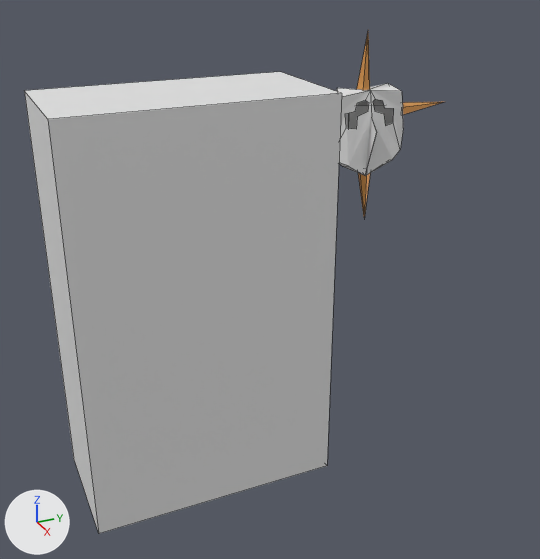
What one commit did to the Blender file WIP Blender/Blender Assets/Character/Witch_Hunter2.blend.
Camera for both pictures: a camera (50 mm lens) standing at (4.838, -4.564, 0.79) and looking at (3.879, -4.133, 0.311). The lights are fixed; the arrows at lower left show +X, +Y and +Z. The picture after the commit comes second. Mesh edges are drawn as thin lines.

Names of what the first picture shows: 'Character Reference', 'Mask'.
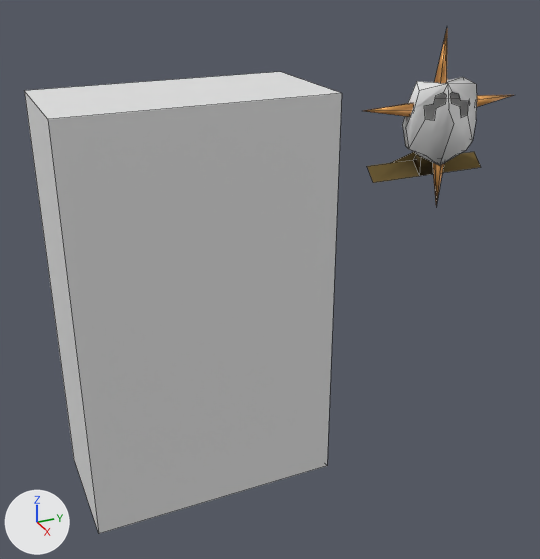
Location of each change, [x1, y1, x2, y2] in pixels of the pictures (540 x 559 px):
'Mask', reshaped, moved: before [336, 34, 442, 216]; after [365, 30, 512, 205]
part 1 of me_cone_003, built on: after [367, 152, 481, 183]
part 2 of me_cone_003, shading changed: before [336, 34, 442, 216]; after [365, 30, 512, 205]

The change, as a list of edits to the scene's bpy script:
```text
Add mat_skin:
    mat_skin = principled_material('Skin')
    mat_skin.base_color = (0.158, 0.106, 0.0282)  # brown #6f5c2f
    mat_skin.roughness = 1.0
Change me_cone_003:
    used by ob_mask; location = (3.825, -3.94, 0.417); rotation_euler = (3.179, -0.0728, 1.63), in degrees (182, -4.2, 93); scale = (0.0363, 0.0363, 0.0363)
    remove me_cone_003.from_pydata(...)  # 85 vertices, 44 faces, 2 loose edges; spans x -4.06..4.41, y -1.58..0.82, z -6.77..1.55
    add me_cone_003.from_pydata(...)  # 99 vertices, 53 faces; spans x -4.06..4.41, y -1.58..0.82, z -6.77..1.55
    me_cone_003 part 1
    2 vertices are removed from x -0.08..-0.03, y -0.85..-0.37, z -0.32..0.03
    4 faces are deleted
    2 loose edges are deleted
    16 vertices are added at x -3.21..3.02, y -1.28..-0.24, z -1.41..0.18
    4 new faces join them, mat_test_mask (white #e7e7e7), smooth
    7 new faces join them, mat_skin (brown #6f5c2f), smooth
    2 new faces join them, mat_skin (brown #6f5c2f)
    me_cone_003 part 2: 40 kept faces spanning x -4.06..4.41, y -1.58..0.82, z -6.77..1.55 are now shaded smooth
    add me_cone_003.materials.append(mat_skin)  # brown #6f5c2f
Change ob_mask:
    ob_mask.location: (3.825, -3.94, 0.417) -> (3.825, -3.795, 0.417)
```
